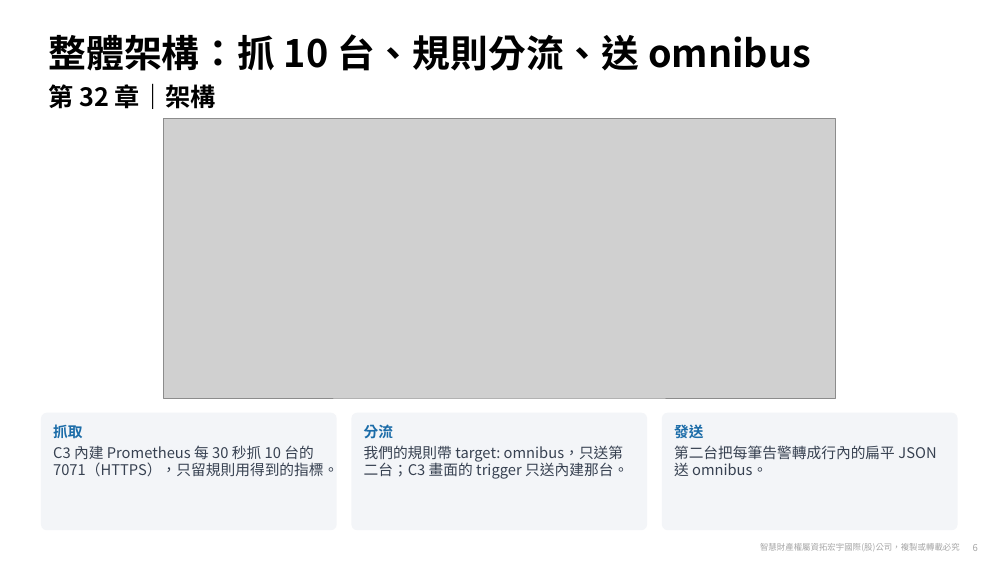
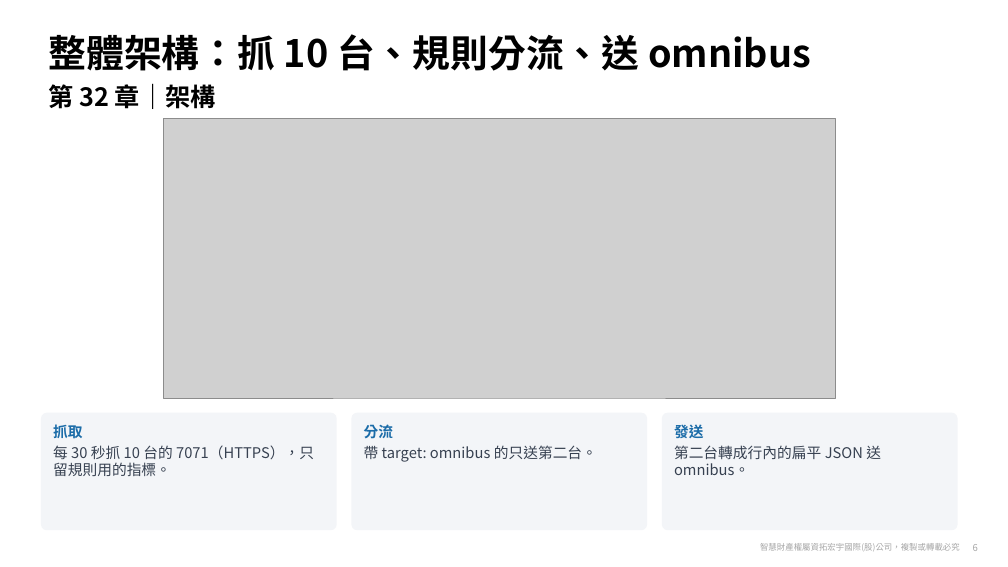
Before and after one commit to zxc81906119/kafka_install_ops, a slide deck: slide 6 of docs/Confluent-第32章-告警方案.pptx. Drawn at 1008x567 pixels with LibreOffice and Linux fonts; fonts in the diff are those of the drawing; grey boxes stand for pictures; background and template pictures are left out. Boxes give left, top, right and bottom in pixels: in the first picture for what was removed or moved away, otherwise in the second. Text is boxed around its words. In the diff, an @@ line names an element or a change of style, - is before the commit and + after.

```diff
--- a/docs/Confluent-第32章-告警方案.pptx
+++ b/docs/Confluent-第32章-告警方案.pptx
@@ text in rounded rectangle at <box>53,445,314,476</box>: text changed @@
-C3 內建 Prometheus 每 30 秒抓 10 台的 7071（HTTPS），只留規則用得到的指標。
+每 30 秒抓 10 台的 7071（HTTPS），只留規則用的指標。
@@ text in rounded rectangle at <box>364,445,597,462</box>: text changed @@
-我們的規則帶 target: omnibus，只送第二台；C3 畫面的 trigger 只送內建那台。
+帶 target: omnibus 的只送第二台。
@@ text in rounded rectangle at <box>674,445,881,475</box>: text changed @@
-第二台把每筆告警轉成行內的扁平 JSON 送 omnibus。
+第二台轉成行內的扁平 JSON 送 omnibus。
```
Also in this commit, not shown: 15 other slides changed, 14 slides added, 7 other files.
